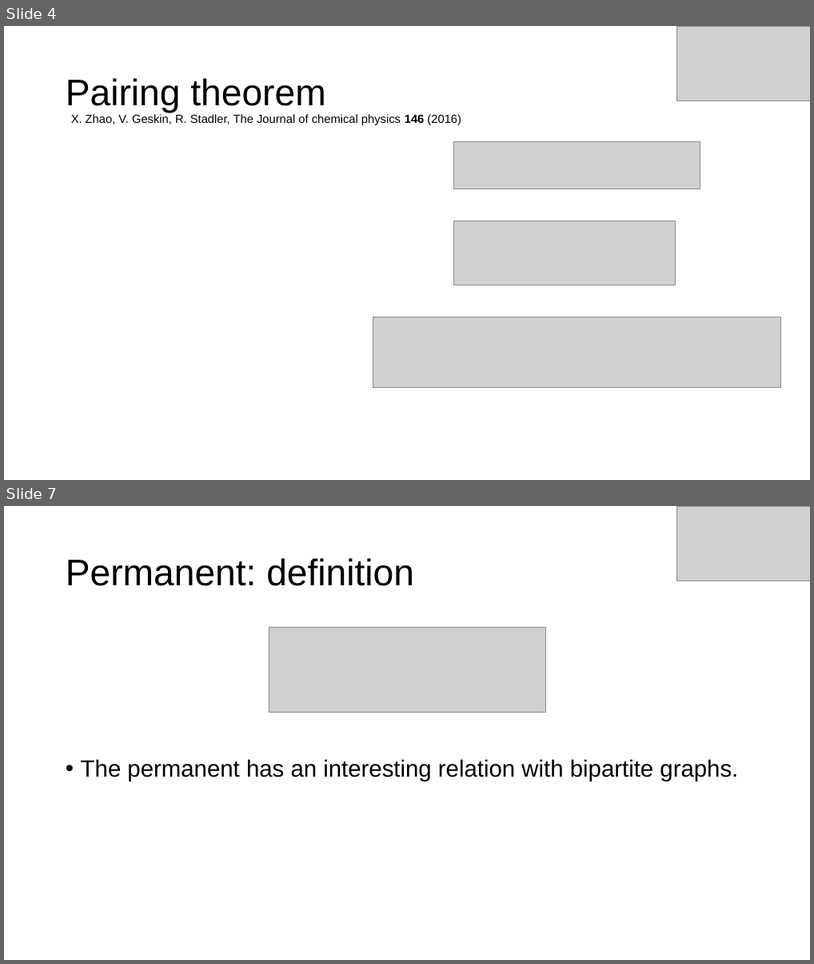
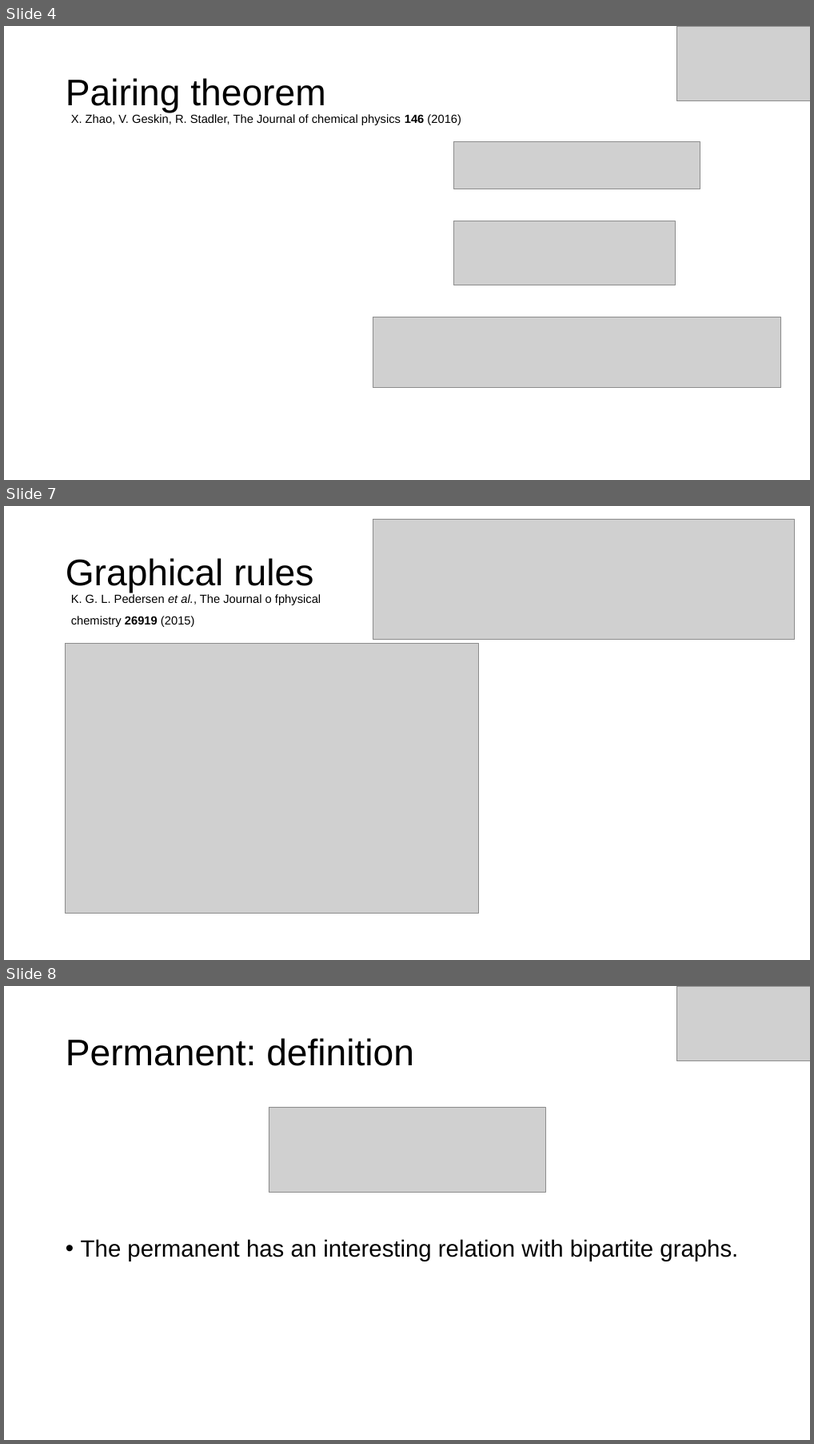
Before and after one commit to SoleilVermeil/grawiti, a slide deck: Presentation1.pptx. Shown one above the other, each under a label of ours: slides 4 and 7 before the commit, slides 4, 7 and 8 after it; the slides between them are not shown. The pictures are 814x964 and 814x1444 pixels, drawn with LibreOffice and Linux fonts; fonts in the diff are those of the drawing; grey boxes stand for pictures. Boxes give left, top, right and bottom in pixels: in the first picture for what was removed or moved away, otherwise in the second. Text is boxed around its words. In the diff, an @@ line names an element or a change of style, - is before the commit and + after.

```diff
--- a/Presentation1.pptx
+++ b/Presentation1.pptx
@@ slide 7 added at [4, 506, 810, 960], background #FFFFFF @@
@@ picture added at [374, 520, 794, 639] @@
@@ title added at [66, 558, 314, 593], 44 pt, text #000000 @@
+Graphical rules
@@ text added at [71, 594, 321, 627], 14 pt, text #000000 @@
+K. G. L. Pedersen et al., The Journal o fphysical
+chemistry 26919 (2015)
@@ picture added at [65, 643, 479, 912] @@
@@ what was slide 7 is now slide 8 @@
```
Also in this commit, not shown: 2 slides changed, 2 other slides added, 2 slides removed, 2 other files.
